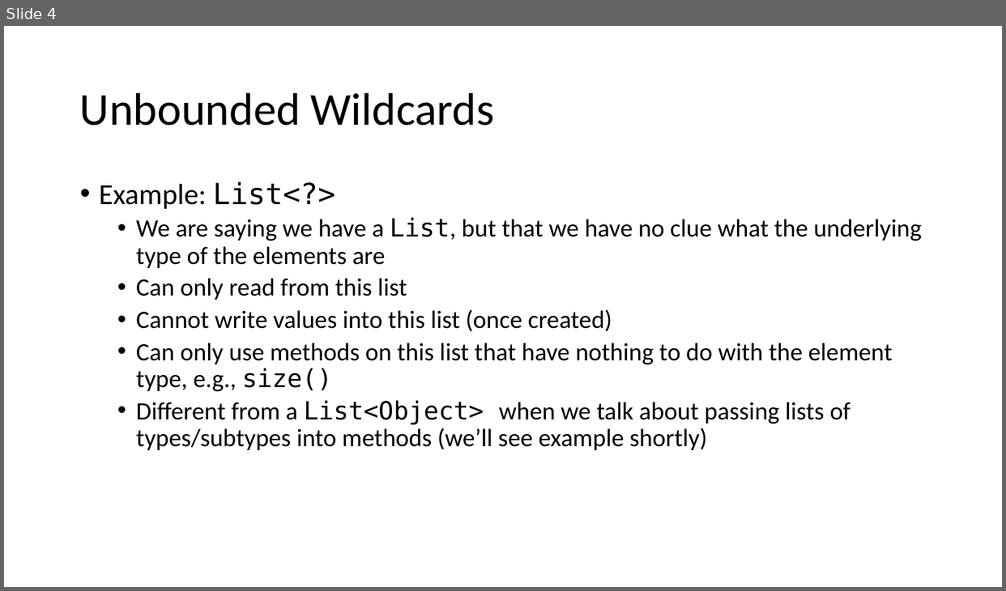
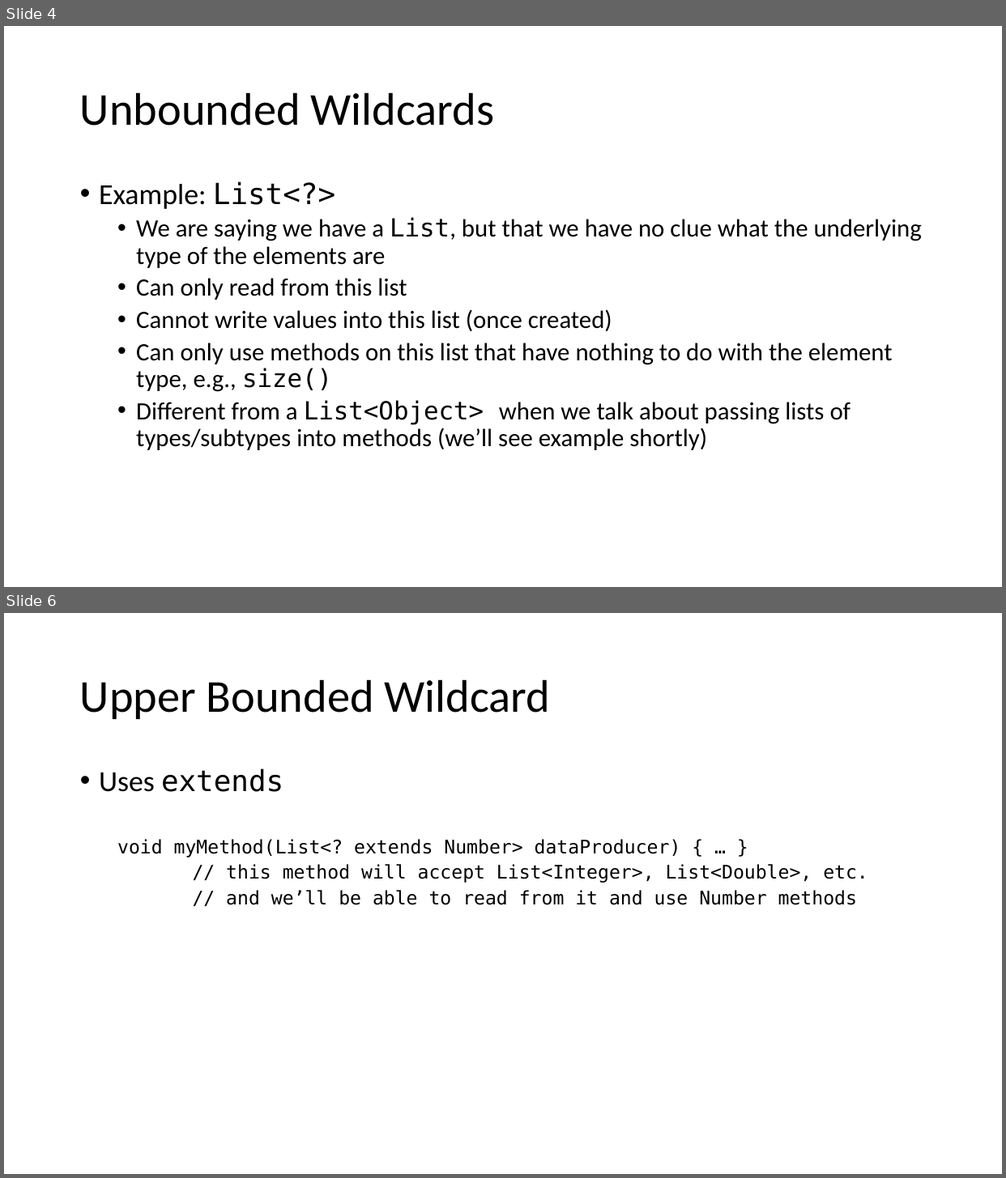
Before and after one commit to jpuopolo-wit/comp1050-lectures, a slide deck: generics-wildcards.pptx. Shown one above the other, each under a label of ours: slide 4 before the commit, slides 4 and 6 after it; the slides between them are not shown. The pictures are 1006x591 and 1006x1178 pixels, drawn with LibreOffice and Linux fonts; fonts in the diff are those of the drawing. Boxes give left, top, right and bottom in pixels: in the first picture for what was removed or moved away, otherwise in the second. Text is boxed around its words. In the diff, an @@ line names an element or a change of style, - is before the commit and + after.

```diff
--- a/generics-wildcards.pptx
+++ b/generics-wildcards.pptx
@@ slide 6 added at (4,613,1002,1174), background #FFFFFF @@
@@ title added at (80,679,551,719), 44 pt, text #000000 @@
+Upper Bounded Wildcard
@@ text added at (99,769,868,905), 18 pt, text #000000 @@
+• Uses extends
+  void myMethod(List<? extends Number> dataProducer) { … }
+  // this method will accept List<Integer>, List<Double>, etc.
+  // and we’ll be able to read from it and use Number methods
```
Also in this commit, not shown: 6 other slides added.
